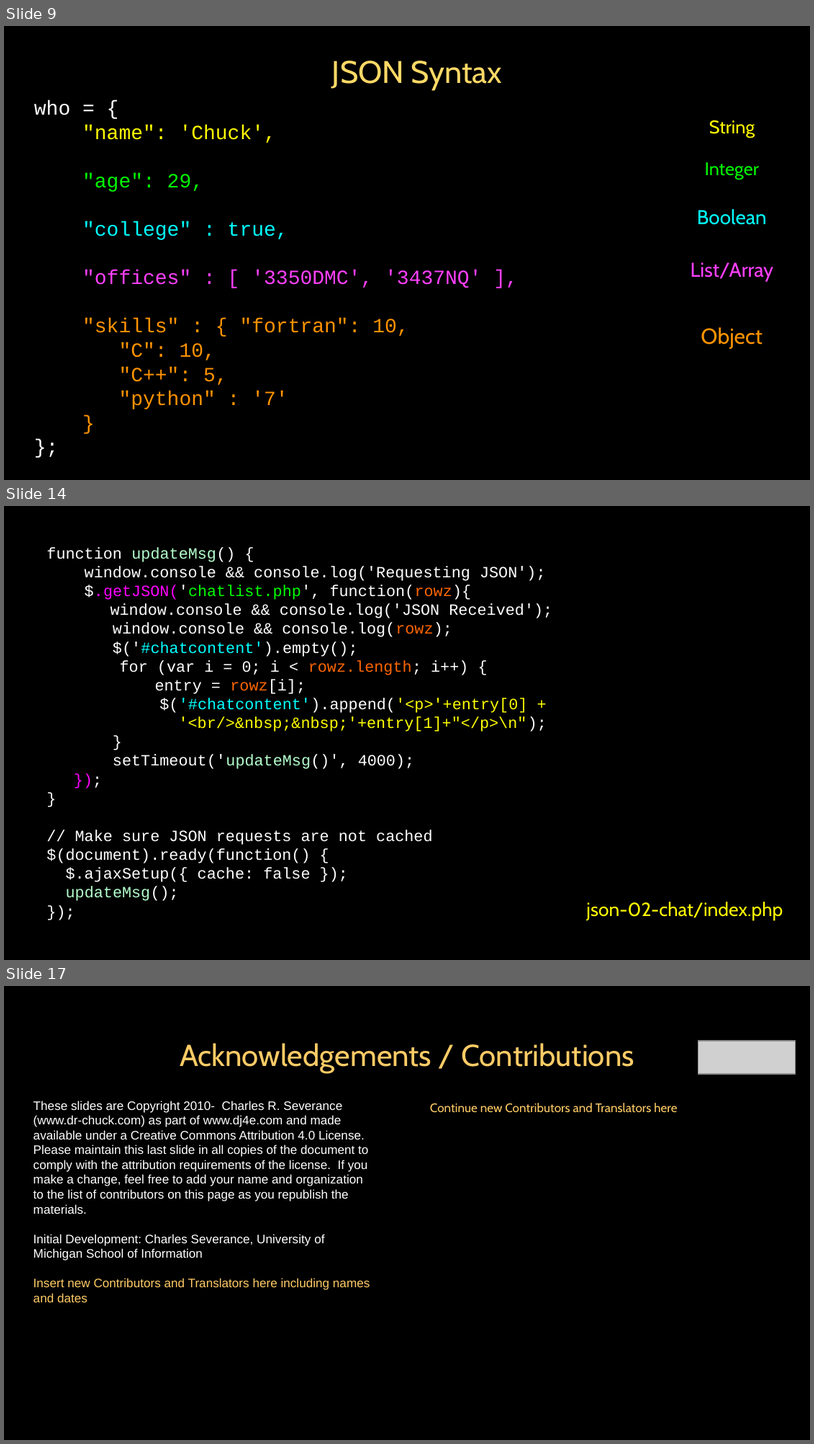
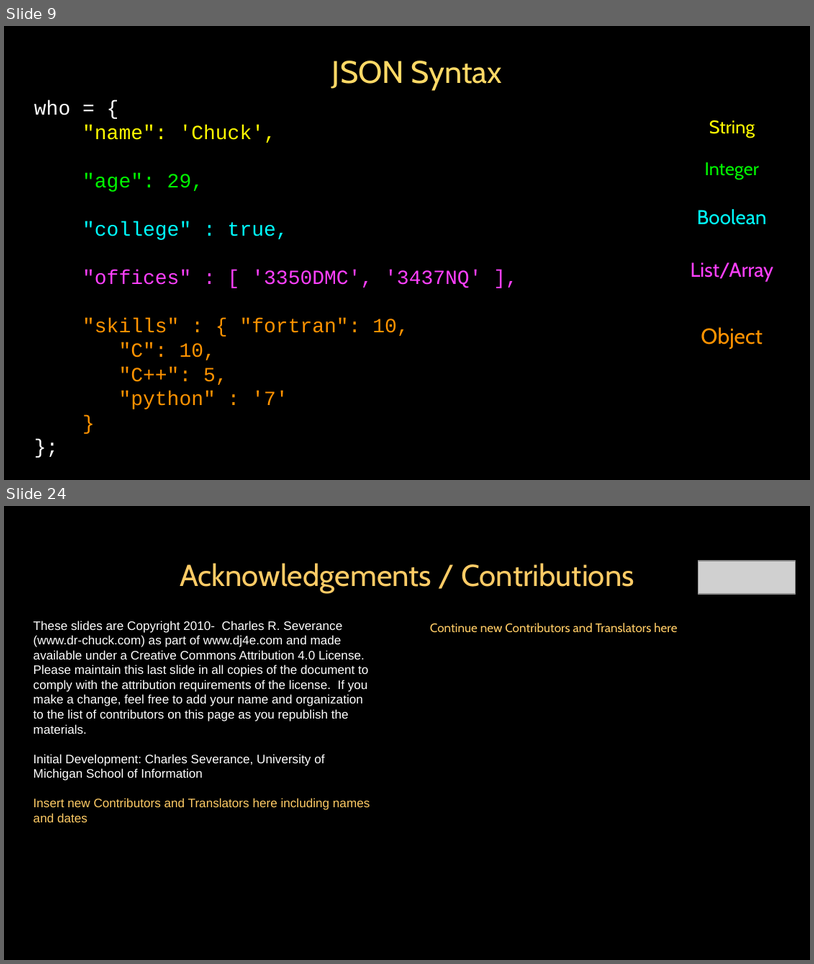
Before and after one commit to csev/dj4e, a slide deck: lectures/JS-04-JSON.ppt. Shown one above the other, each under a label of ours: slides 9, 14 and 17 before the commit, slides 9 and 24 after it; the slides between them are not shown. The pictures are 814x1444 and 814x964 pixels, drawn with LibreOffice and Linux fonts; fonts in the diff are those of the drawing; grey boxes stand for pictures. Boxes give left, top, right and bottom in pixels: in the first picture for what was removed or moved away, otherwise in the second. Text is boxed around its words. In the diff, an @@ line names an element or a change of style, - is before the commit and + after.

```diff
--- a/lectures/JS-04-JSON.ppt
+++ b/lectures/JS-04-JSON.ppt
@@ slide 14 removed at (4, 506, 810, 960), background #000000; not listed: 1 template element that a slide beside it also shows @@
@@ free removed at (44, 538, 754, 925) @@
-function updateMsg() {
-window.console && console.log('Requesting JSON');
-$.getJSON('chatlist.php', function(rowz){
-window.console && console.log('JSON Received');
-window.console && console.log(rowz);
-$('#chatcontent').empty();
-for (var i = 0; i < rowz.length; i++) {
-entry = rowz[i];
-$('#chatcontent').append('<p>'+entry[0] +
-'<br/>&nbsp;&nbsp;'+entry[1]+"</p>\n");
-}
-setTimeout('updateMsg()', 4000);
-});
-}
-// Make sure JSON requests are not cached
-$(document).ready(function() {
-$.ajaxSetup({ cache: false });
-updateMsg();
-});
@@ free removed at (566, 896, 805, 925) @@
-json-02-chat/index.php
@@ what was slide 17 is now slide 24 @@
```
Also in this commit, not shown: 3 slides changed, 13 slides added, 5 other slides removed.
